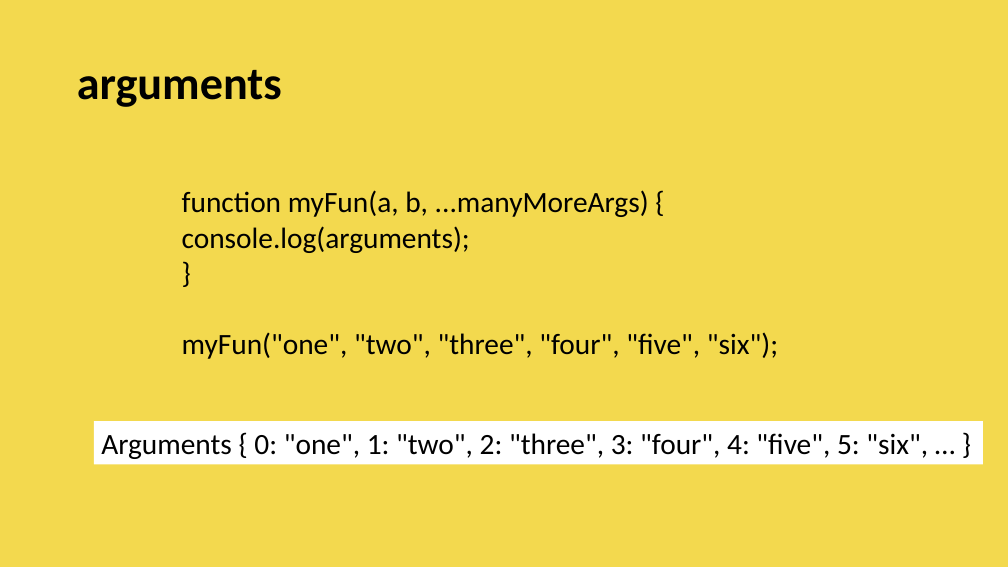
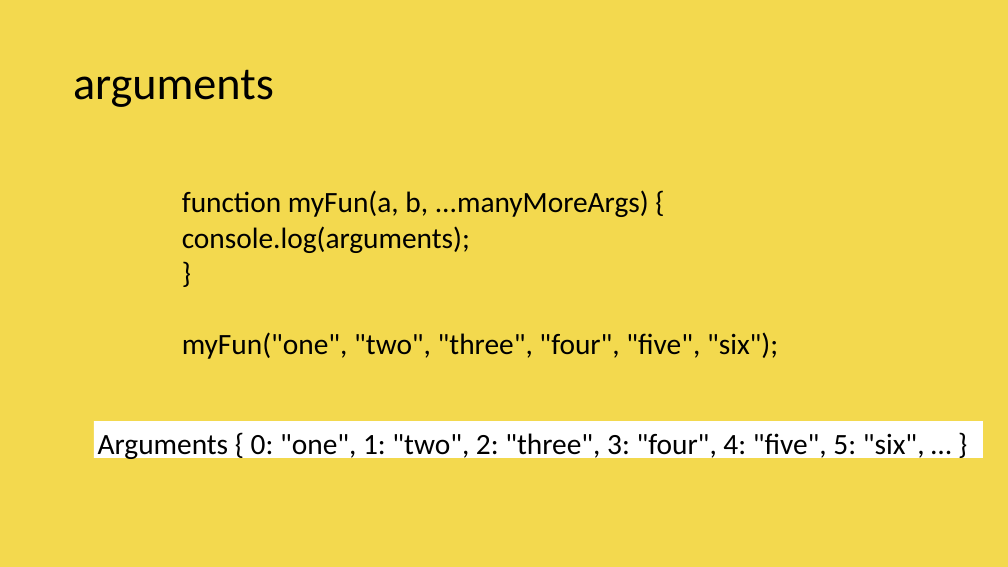
Before and after one commit to vishwanantha/javascript-101, a slide deck: slide 11 of ppt/003 - Spread Operator.pptx (slide 7 before the commit). Drawn at 1008x567 pixels with LibreOffice and Linux fonts; fonts in the diff are those of the drawing. Boxes give left, top, right and bottom in pixels: in the first picture for what was removed or moved away, otherwise in the second. Text is boxed around its words. In the diff, an @@ line names an element or a change of style, - is before the commit and + after.

```diff
--- a/ppt/003 - Spread Operator.pptx
+++ b/ppt/003 - Spread Operator.pptx
@@ title "arguments" at [73, 69, 274, 107]: bold off @@
@@ rectangle "Arguments { 0: "one", 1: ...": place and size @@
-rectangle "Arguments { 0: "one", 1: ..." at [94, 421, 983, 464]
+rectangle "Arguments { 0: "one", 1: ..." at [94, 421, 983, 458]
```
Also in this commit, not shown: 6 other slides changed, 4 slides added.
